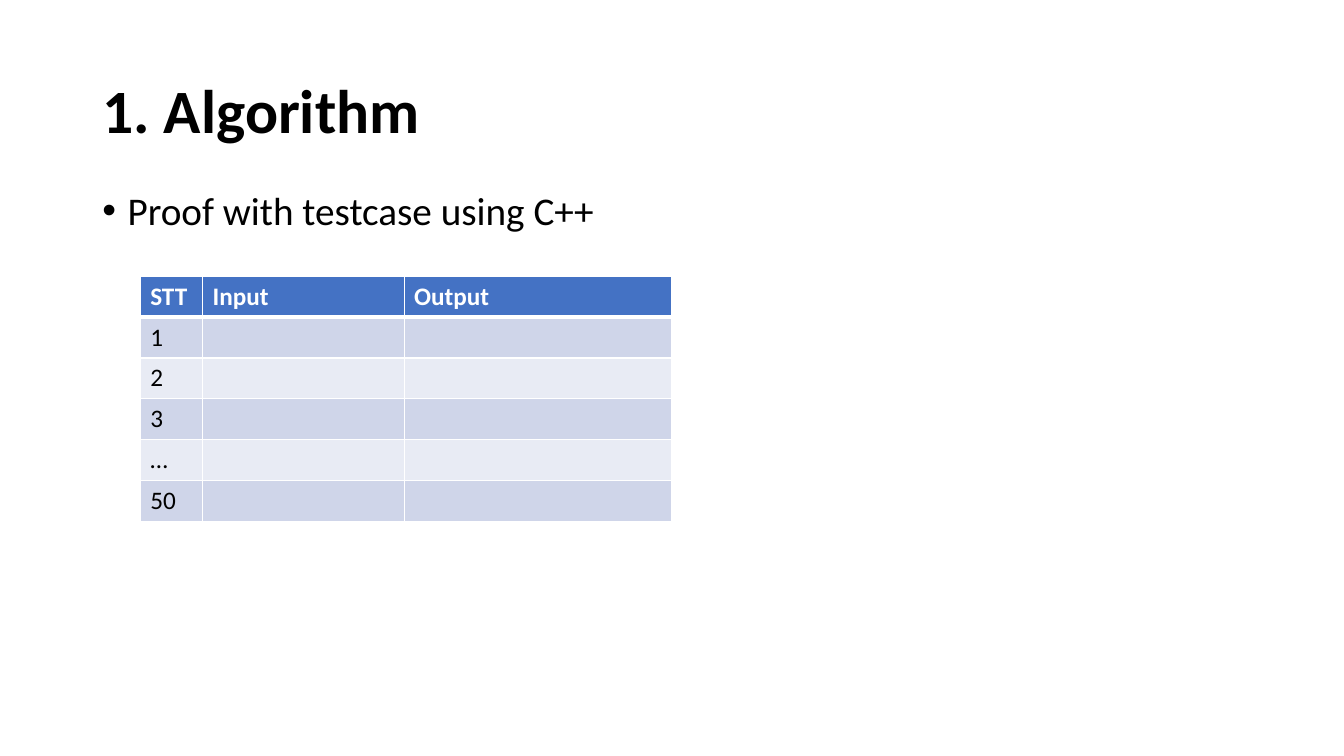
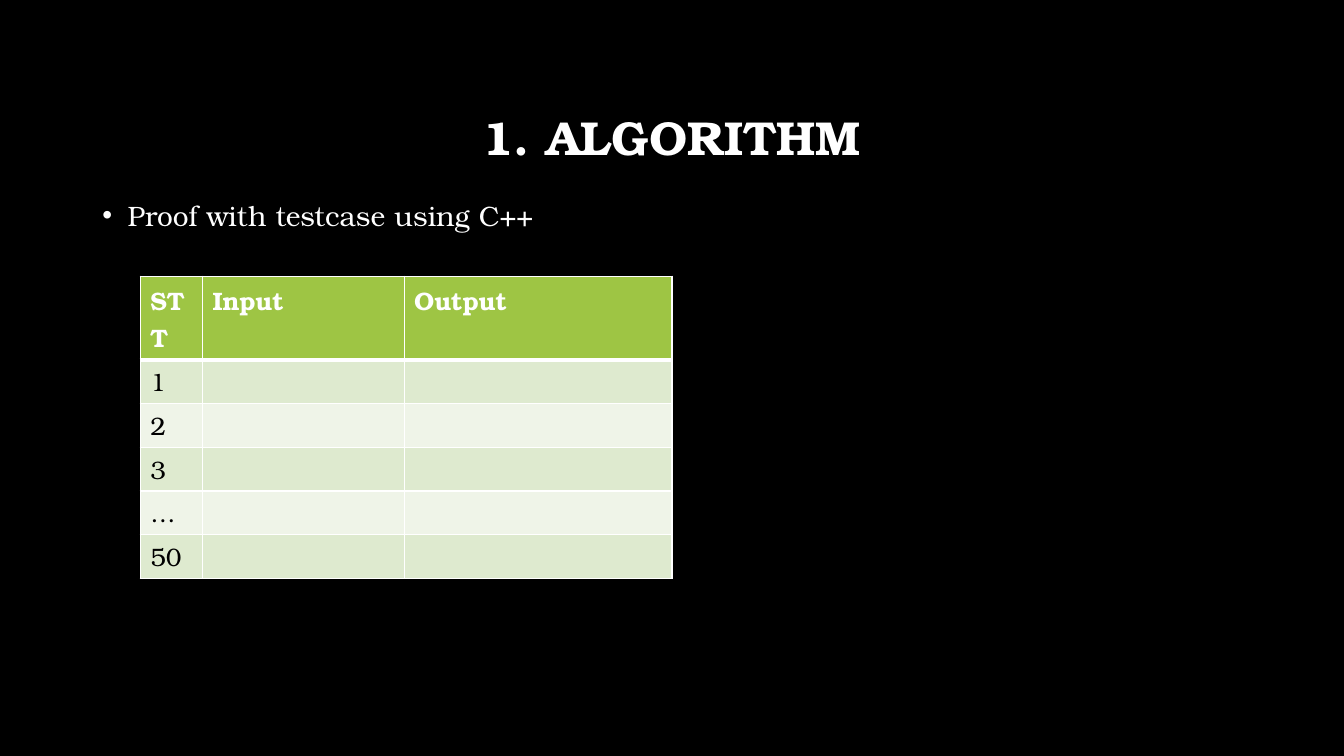
Before and after one commit to hohaicongthuan/Share-To-Other, a slide deck: slide 5 of Group Project/FloatingPointSquareRoot/Floating Point Squareroot.pptx. Drawn at 1344x756 pixels with LibreOffice and Linux fonts; fonts in the diff are those of the drawing; background and template pictures are left out. Boxes give left, top, right and bottom in pixels: in the first picture for what was removed or moved away, otherwise in the second. Text is boxed around its words. In the diff, an @@ line names an element or a change of style, - is before the commit and + after.

```diff
--- a/Group Project/FloatingPointSquareRoot/Floating Point Squareroot.pptx
+++ b/Group Project/FloatingPointSquareRoot/Floating Point Squareroot.pptx
@@ background #FFFFFF to picture (left out) @@
@@ title at <box>483,122,860,156</box>: text changed; size 44 to 34 pt; font Calibri to TeX Gyre Bonum; text colour #000000 to #FFFFFF @@
-1. Algorithm
+1. ALGORITHM
@@ text "Proof with testcase using C++" at <box>128,205,533,232</box>: size 28 to 20 pt, font Calibri to TeX Gyre Bonum, text colour #000000 to #FFFFFF; line spacing 0.9 to 1.2 @@
@@ table at <box>140,276,673,571</box> @@
@@ fill #4472C4 to #9EC544 in row 1 @@
@@ fill #CFD5EA to #DFEACF in 9 cells @@
@@ fill #E9EBF5 to #F0F5E9 in 6 cells @@
@@ font Calibri to TeX Gyre Bonum @@
```
Also in this commit, not shown: 21 other slides changed, 1 slide added.
